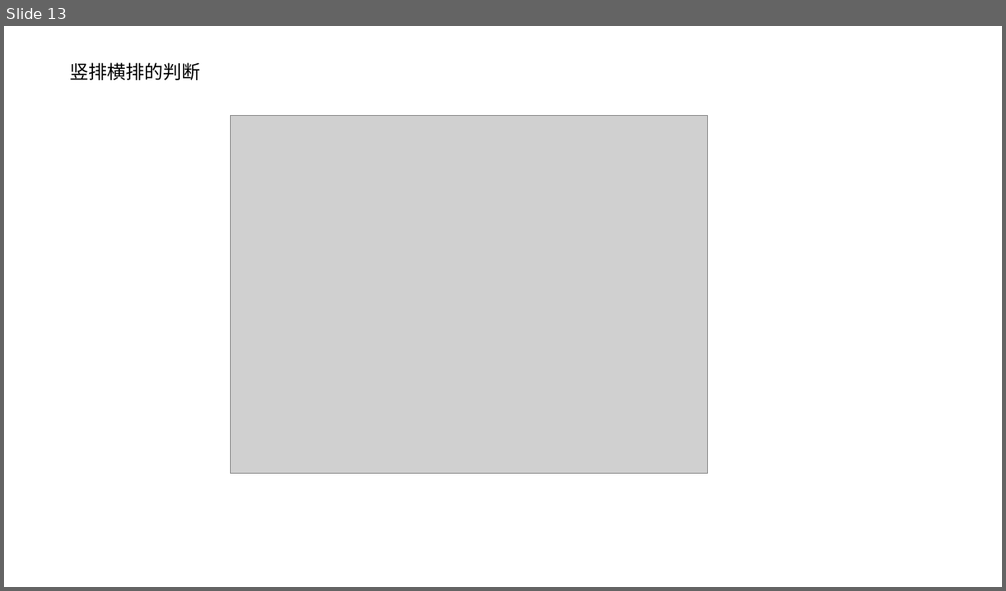
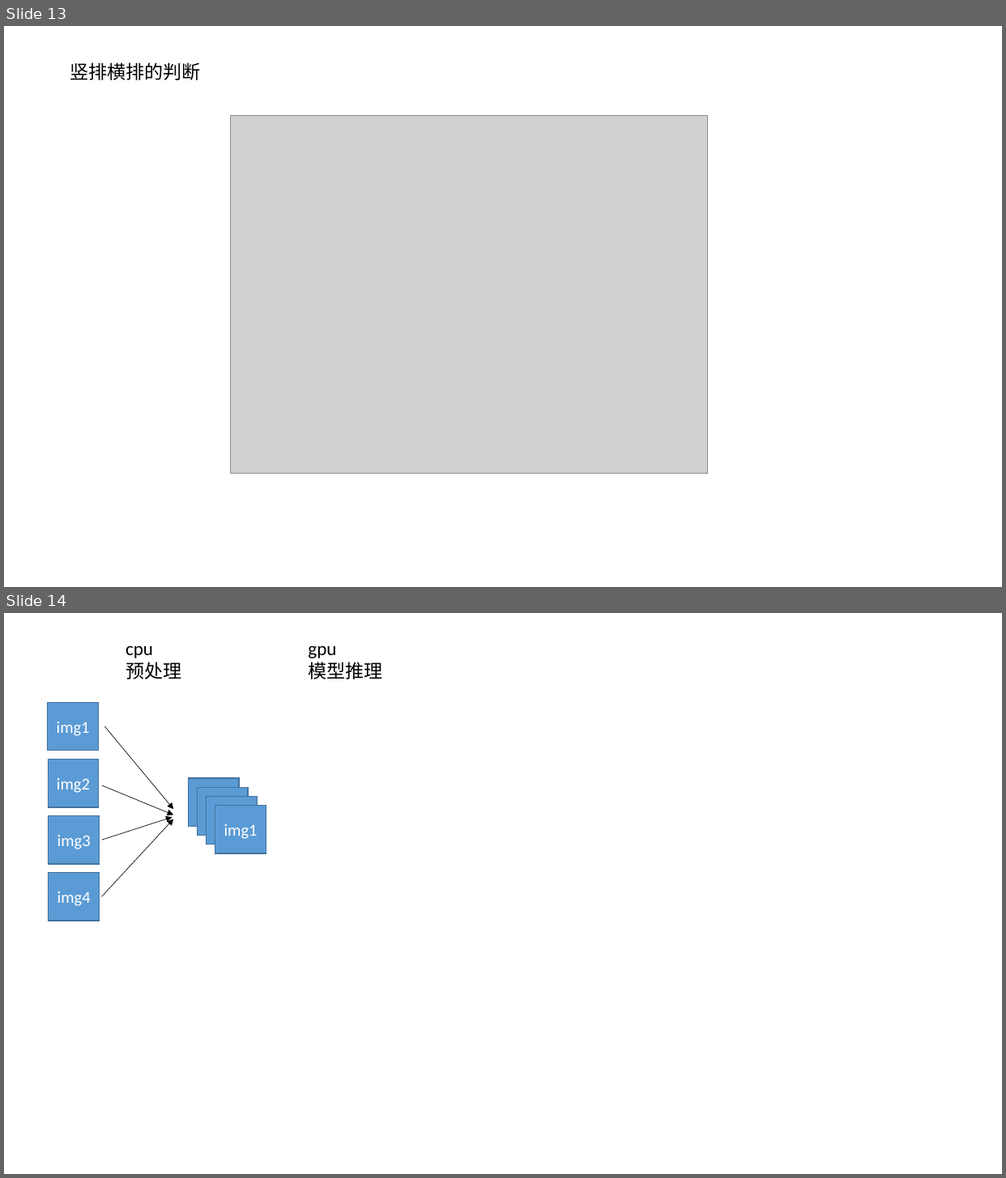
Before and after one commit to Bohrhh/OCR, a slide deck: OCR.pptx. Shown one above the other, each under a label of ours: slide 13 before the commit, slides 13 and 14 after it. The pictures are 1006x591 and 1006x1178 pixels, drawn with LibreOffice and Linux fonts; fonts in the diff are those of the drawing; grey boxes stand for pictures. Boxes give left, top, right and bottom in pixels: in the first picture for what was removed or moved away, otherwise in the second. Text is boxed around its words. In the diff, an @@ line names an element or a change of style, - is before the commit and + after.

```diff
--- a/OCR.pptx
+++ b/OCR.pptx
@@ slide 14 added at [4,613,1002,1174], background #FFFFFF @@
@@ text added at [126,645,181,679], 18 pt, text #000000 @@
+cpu
+预处理
@@ text added at [308,645,382,679], 18 pt, text #000000 @@
+gpu
+模型推理
@@ rectangle added at [48,702,98,750], fill #5B9BD5, outline #43739E 1 pt, 16 pt, text #FFFFFF @@
+img1
@@ arrow added from (105, 726) to (173, 809), #000000 0.5 pt @@
@@ rectangle added at [49,759,99,807], fill #5B9BD5, outline #43739E 1 pt, 16 pt, text #FFFFFF @@
+img2
@@ arrow added from (102, 786) to (173, 815), #000000 0.5 pt @@
@@ group added at [188,778,266,854]: 4 rectangles @@
+img1
+img1
+img1
+img1
@@ rectangle added at [49,815,99,864], fill #5B9BD5, outline #43739E 1 pt, 16 pt, text #FFFFFF @@
+img3
@@ arrow added from (102, 897) to (173, 819), #000000 0.5 pt @@
@@ arrow added from (102, 840) to (172, 817), #000000 0.5 pt @@
@@ rectangle added at [49,873,99,921], fill #5B9BD5, outline #43739E 1 pt, 16 pt, text #FFFFFF @@
+img4
```
Also in this commit, not shown: 2 other files.
